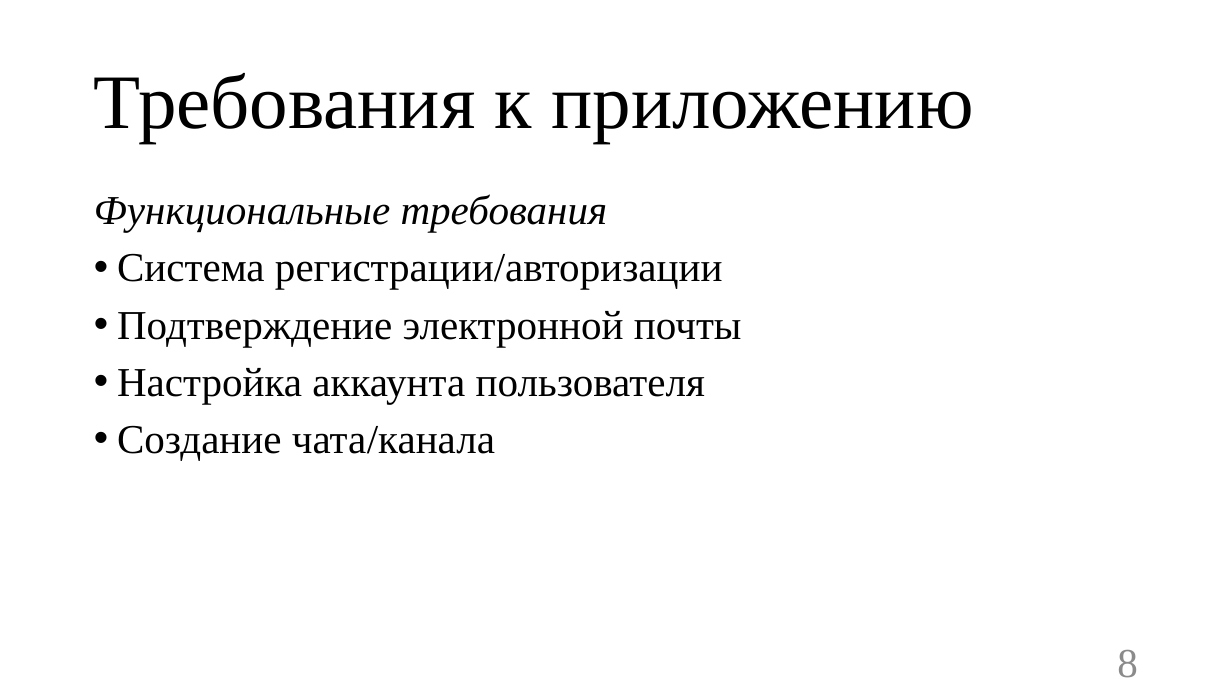
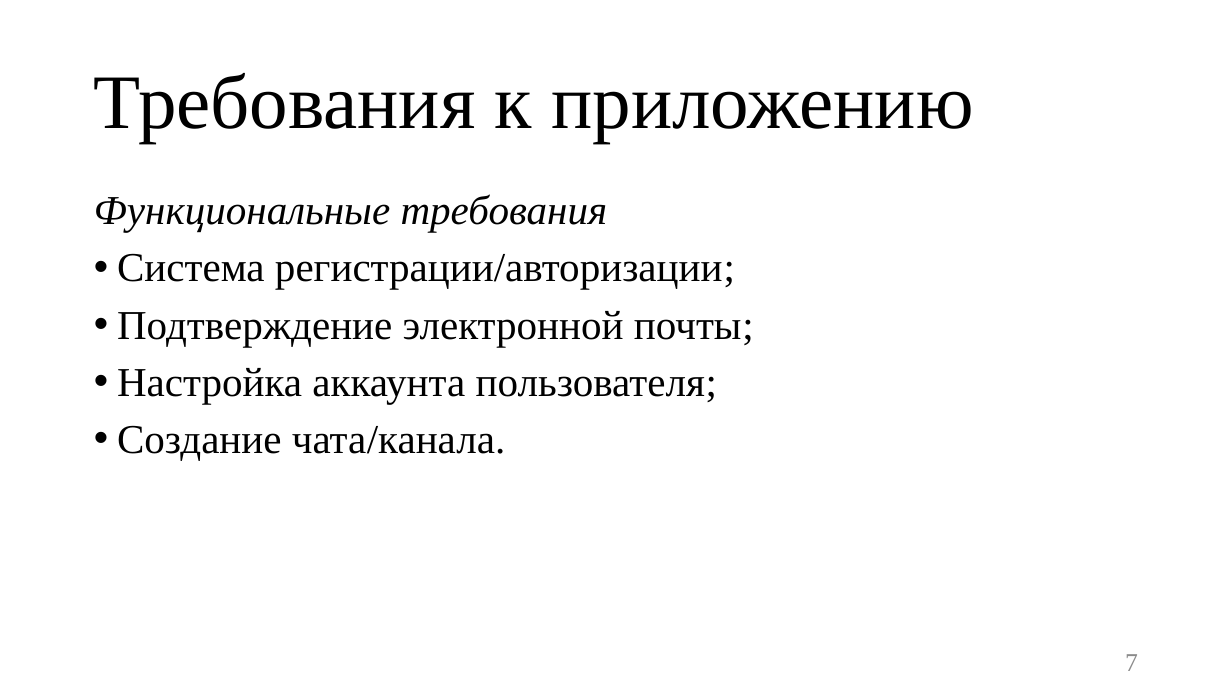
Before and after one commit to TouristTokyo/messenger_project, a slide deck: slide 7 of Documents/Презентация.pptx (slide 8 before the commit). Drawn at 1232x693 pixels with LibreOffice and Linux fonts; fonts in the diff are those of the drawing. Boxes give left, top, right and bottom in pixels: in the first picture for what was removed or moved away, otherwise in the second. Text is boxed around its words. In the diff, an @@ line names an element or a change of style, - is before the commit and + after.

```diff
--- a/Documents/Презентация.pptx
+++ b/Documents/Презентация.pptx
@@ text at bbox=[117, 253, 754, 461]: text changed @@
-• Система регистрации/авторизации
-• Подтверждение электронной почты
-• Настройка аккаунта пользователя
-• Создание чата/канала
+• Система регистрации/авторизации;
+• Подтверждение электронной почты;
+• Настройка аккаунта пользователя;
+• Создание чата/канала.
@@ page number at bbox=[1125, 654, 1138, 671]: text changed; size 32 to 20 pt @@
-8
+7
```
Also in this commit, not shown: 9 other slides changed, 12 slides added, 2 slides removed, 1 other file.
